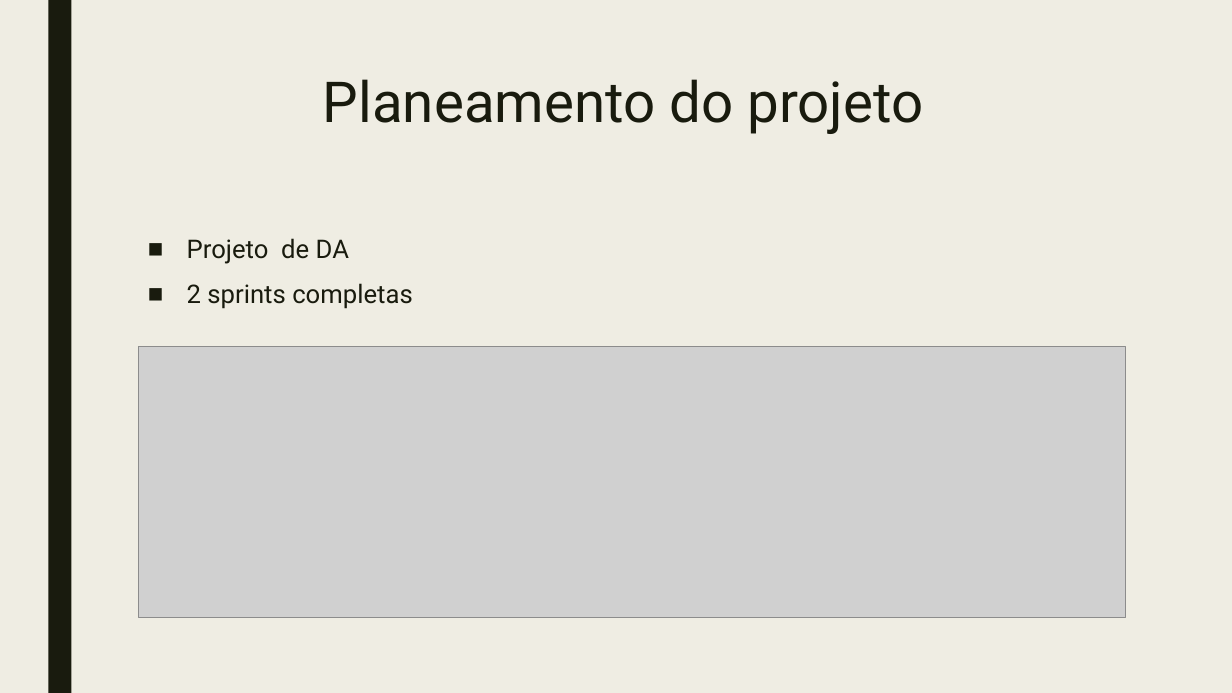
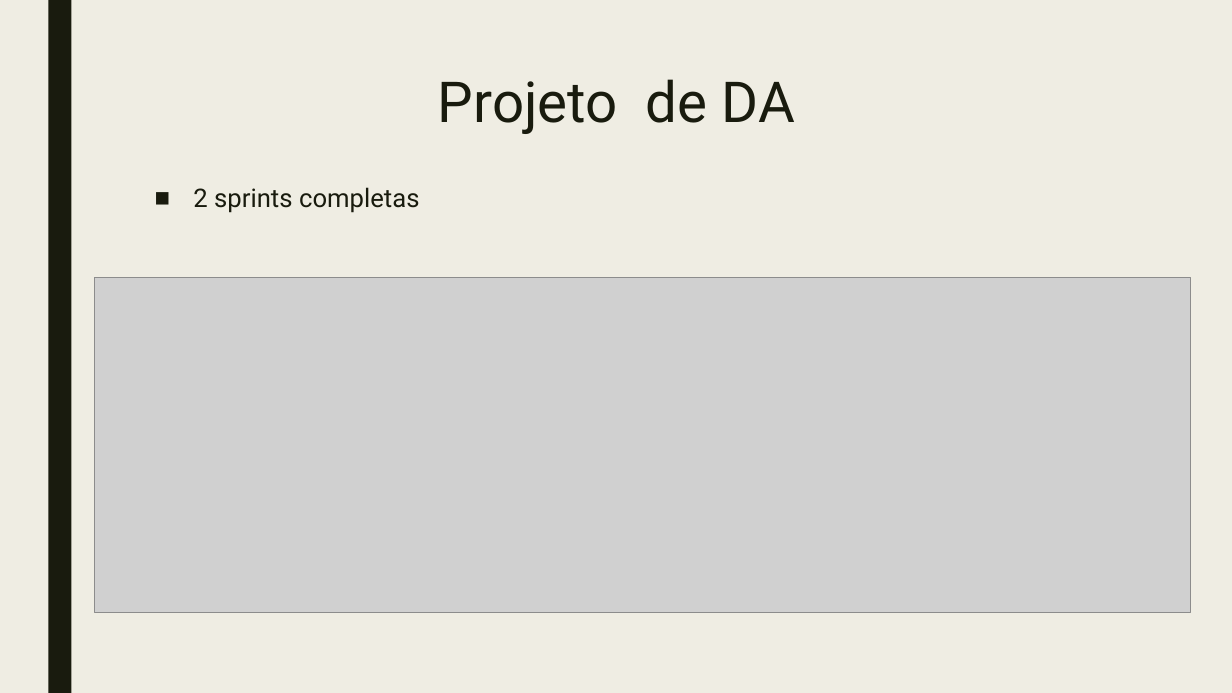
Before and after one commit to doomiinguees/PSI_PWS_PLC, a slide deck: slide 12 of doc/Metodologias de Desenvolvimento de Software.pptx (slide 3 before the commit). Drawn at 1232x693 pixels with LibreOffice and Linux fonts; fonts in the diff are those of the drawing; grey boxes stand for pictures. Boxes give left, top, right and bottom in pixels: in the first picture for what was removed or moved away, otherwise in the second. Text is boxed around its words. In the diff, an @@ line names an element or a change of style, - is before the commit and + after.

```diff
--- a/doc/Metodologias de Desenvolvimento de Software.pptx
+++ b/doc/Metodologias de Desenvolvimento de Software.pptx
@@ title at box(438, 79, 795, 134): text changed @@
-Planeamento do projeto
+Projeto de DA
@@ text "2 sprints completas": place and size @@
-text "2 sprints completas" at box(187, 238, 413, 309)
+text "2 sprints completas" at box(193, 187, 420, 213)
@@ text at box(187, 238, 349, 264): paragraph removed @@
-■ Projeto de DA
@@ picture: place and size @@
-picture at box(139, 347, 1126, 618)
+picture at box(94, 277, 1190, 612)
```
Also in this commit, not shown: 1 other slide changed, 1 slide added, 2 slides removed.
